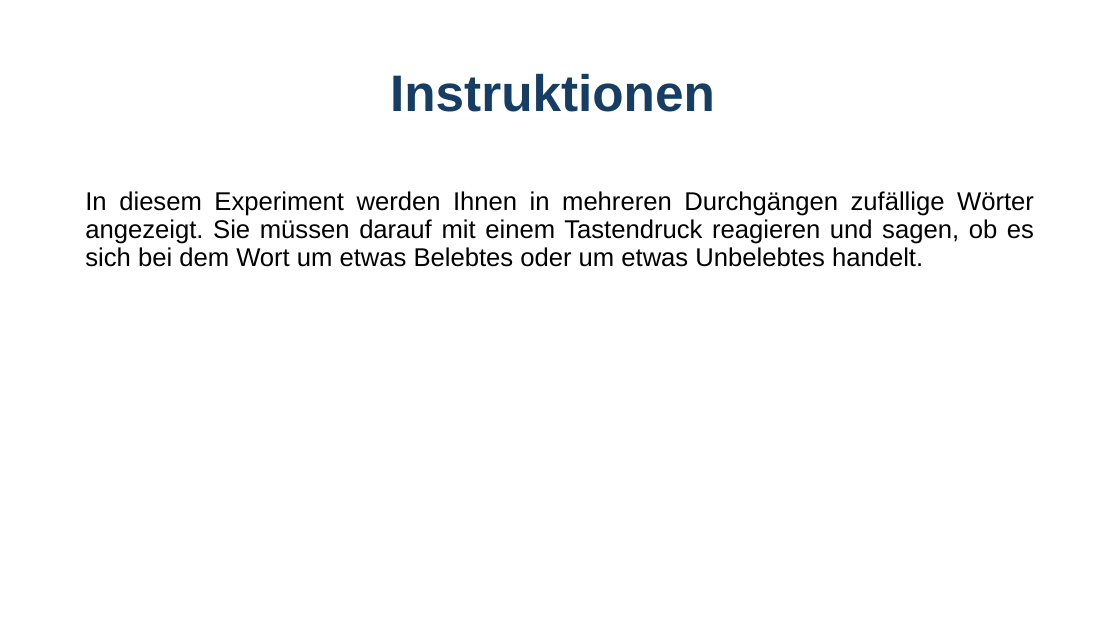
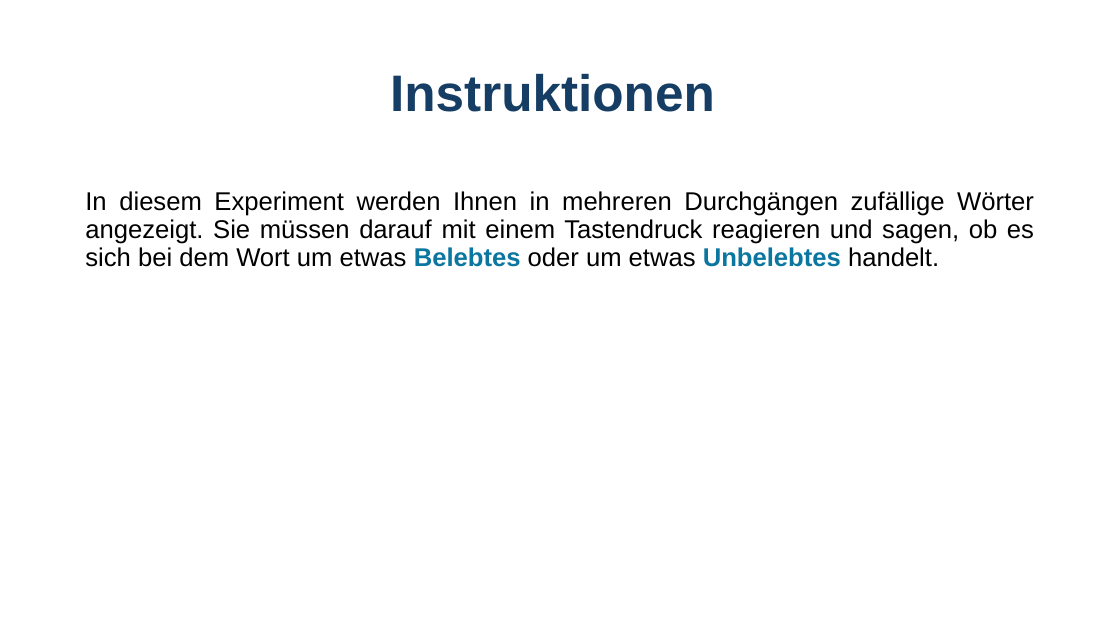
Before and after one commit to GidonFrischkorn/Ambizione-IndividualDifferencesStudy, a slide deck: slide 1 of tasks/word-judgement-changingSR/assets/Instructions_wordschangeSR.pptx. Drawn at 1120x630 pixels with LibreOffice and Linux fonts; fonts in the diff are those of the drawing. Boxes give left, top, right and bottom in pixels: in the first picture for what was removed or moved away, otherwise in the second. Text is boxed around its words. In the diff, an @@ line names an element or a change of style, - is before the commit and + after.

```diff
--- a/tasks/word-judgement-changingSR/assets/Instructions_wordschangeSR.pptx
+++ b/tasks/word-judgement-changingSR/assets/Instructions_wordschangeSR.pptx
@@ text "In diesem Experiment werden Ihnen ..." at (x1=85, y1=191, x2=1034, y2=267): text colour #000000 to #0B76A0, bold on in "Belebtes Unbelebtes" @@
```
Also in this commit, not shown: 3 other slides changed, 12 other files.
